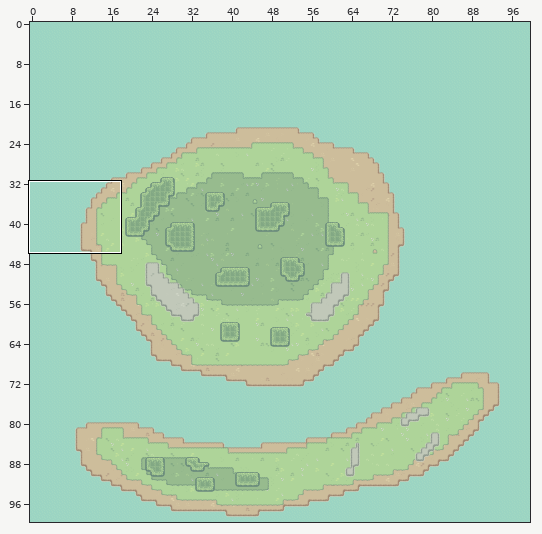
Two versions of a level (Tiled map (JSON), resources/MAP/big_test.tmj). Above, an overview of the earlier version with the close-up marked.
Close-up. First the earlier version:
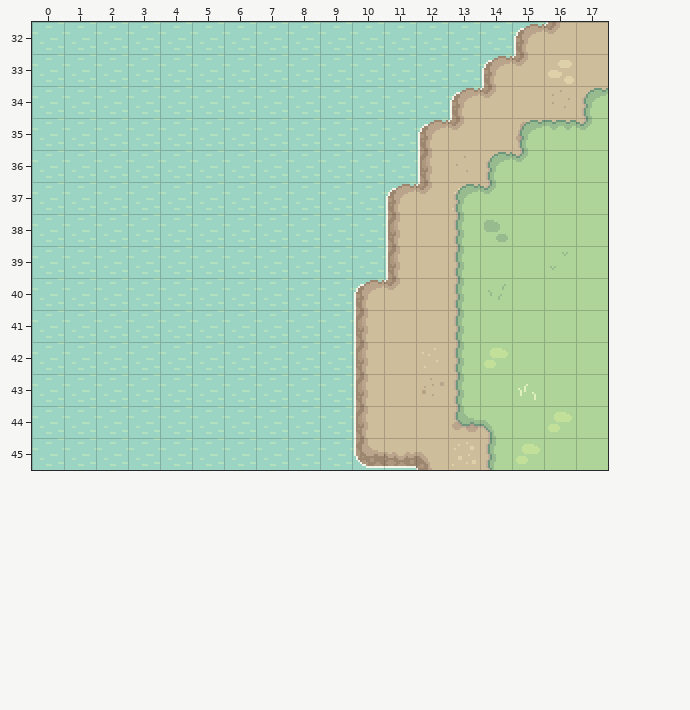
Cells are 16x16 px. Shown: x 0..17, y 32..45. The commit also changed other parts of the map, which this record leaves out.
After:
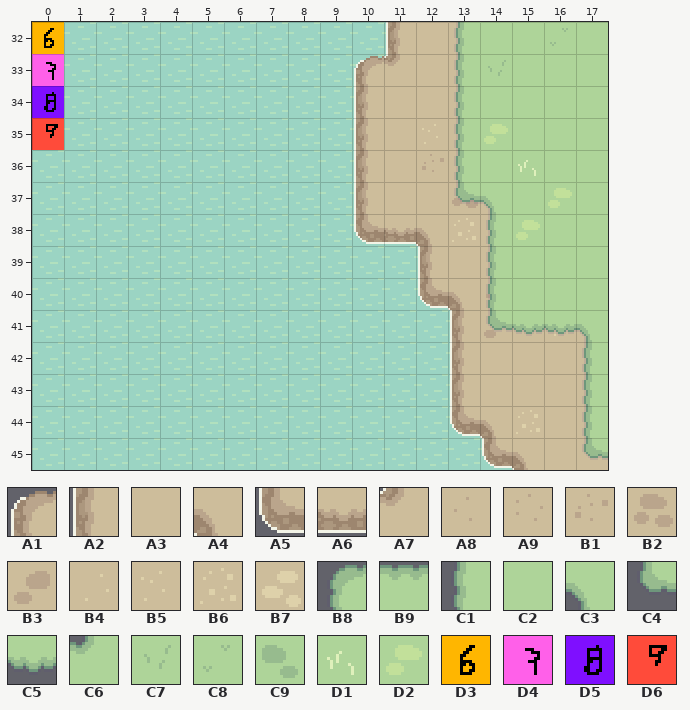
Key: from "dark_tiles": A1 0, A2 33, A3 34, A4 39, A5 66, A6 67, A7 72, A8 165, A9 166, B1 167, B2 168, B3 169, B4 198, B5 199, B6 200, B7 202, B8 231, B9 232, C1 264, C2 265, C3 270, C4 297, C5 298, C6 303, C7 396, C8 397, C9 399, D1 429, D2 433; from "test": D3 5, D4 6, D5 7, D6 8.
__ is an empty cell, ## one hidden under a higher layer.
Tiles of an added or newly shown layer are drawn over the layers below it.
From old to new:
Layer "terrain":
y 32: x 11..13 __ __ __ -> A2 A3 A3; x 15..16 A1 A7 -> ## ##
y 33: x 10..16 __ __ __ __ A1 A7 B7 -> A1 A7 A3 A3 ## ## ##
y 34: x 10..17 __ __ __ A1 A7 A3 A9 A3 -> A2 A3 A3 A3 ## ## ## ##
y 35: x 10..13 __ __ A1 A7 -> A2 A3 B5 A3; x 15..17 B2 A9 B4 -> ## ## ##
y 36: x 10..13 __ __ A2 A8 -> A2 A3 B1 A3
y 37: x 10..13 __ A1 A7 B6 -> A2 A3 A3 B2
y 38: x 10..13 __ A2 A3 A3 -> A5 A6 A4 B6
y 39: x 11..12 A2 A3 -> __ A2
y 40: x 10..14 A1 A7 A3 A3 ## -> __ __ A5 A4 B1
y 41: x 10..17 A2 A3 A3 A3 ## ## ## ## -> __ __ __ A2 B3 B1 B4 A3
y 42: x 10..13 A2 A3 B5 A3 -> __ __ __ A2; x 15 ## -> A3
y 43: x 10..13 A2 A3 B1 A3 -> __ __ __ A2
y 44: x 10..15 A2 A3 A3 B2 A3 ## -> __ __ __ A5 A4 B6; x 17 ## -> A3
y 45: x 10..15 A5 A6 A4 B6 A3 ## -> __ __ __ __ A5 A4
Layer "grass1":
y 32: x 13..17 __ __ __ __ __ -> C1 C2 C2 C8 C2
y 33: x 13..17 __ __ __ __ __ -> C1 C7 C2 C2 C2
y 34: x 13..17 __ __ __ __ B8 -> C1 C2 C2 C2 C2
y 35: x 13..17 __ __ B8 B9 C6 -> C1 D2 C2 C2 C2
y 36: x 13..15 __ B8 C6 -> C1 C2 D1
y 37: x 13..14 B8 C6 -> C4 C3; x 16 C2 -> D2
y 38: x 13..15 C1 C9 C2 -> __ C1 D2
y 39: x 13..14 C1 C2 -> __ C1; x 16 C8 -> C2
y 40: x 13..14 C1 C7 -> __ C1
y 41: x 13..17 C1 C2 C2 C2 C2 -> __ C4 C5 C5 C3
y 42: x 13..17 C1 D2 C2 C2 C2 -> __ __ __ __ C1
y 43: x 13..17 C1 C2 D1 C2 C2 -> __ __ __ __ C1
y 44: x 13..17 C4 C3 C2 D2 C2 -> __ __ __ __ C1
y 45: x 14..17 C1 D2 C2 C2 -> __ __ __ C4
Layer "test" (added):
y 32: x 0 __ -> D3
y 33: x 0 __ -> D4
y 34: x 0 __ -> D5
y 35: x 0 __ -> D6
